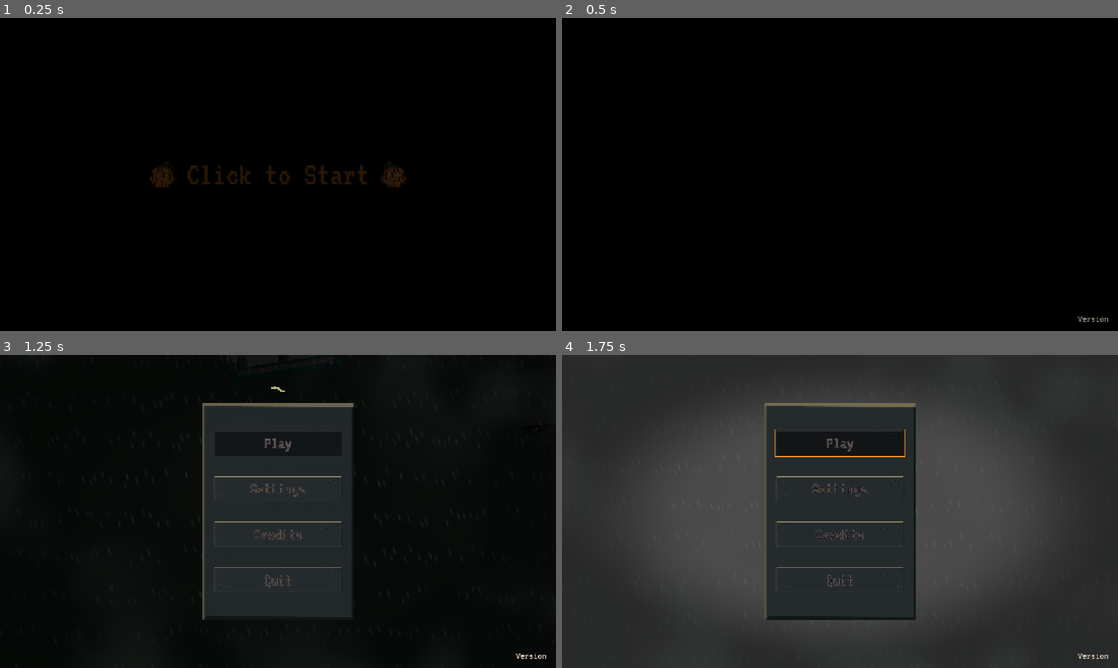
Above: before the commit, frames 1-4 (two rows, left to right).
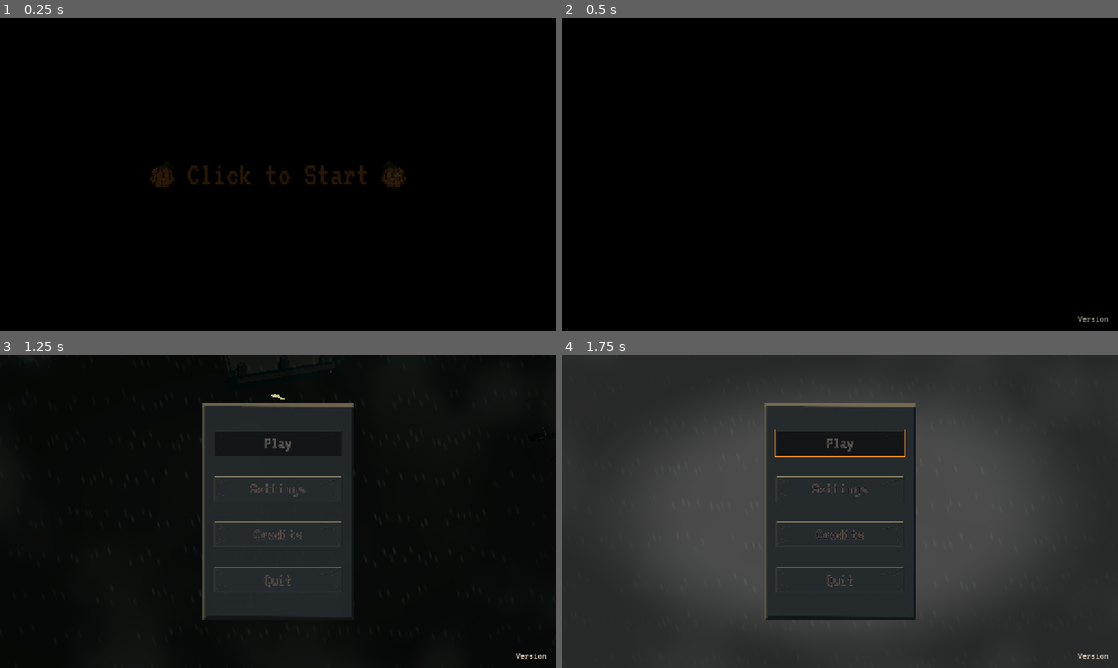
Above: after the commit, the same moments.

Repository: JeremyMarkWilcox/Tower-Defense
Game: Godot game, scene res://core/ui/boot.tscn
Same seed, same stepped clock (60 frames per second), same inputs: the game is played once before the commit and once after it. Sound files missing from this copy of the repository are replaced by a short silence.
Inputs (mouse positions are in pixels of both pictures, inside the frame that each line leads up to):
- Up to frame 1 (0.25 s): no input
- Up to frame 2 (0.5 s): no input
- Up to frame 3 (1.25 s): tap Enter at 0.5 s; move the mouse to (400, 495) at 0.52 s; hold Right (ui_right) from 0.53 s (still down); hold Space (thread_cut) from 0.53 s (still down); click (400, 495) at 0.67 s
- Up to frame 4 (1.75 s): move the mouse to (728, 527) at 1.27 s; release Right (ui_right) at 1.28 s; release Space (thread_cut) at 1.28 s; hold Down (ui_down) from 1.28 s (still down); tap E (thread_next) at 1.35 s

Frames 1-2 are identical in both runs. In frame 3, less than 0.1% of the frame differs, in the area x 48-99%, y 2-26%; in frame 4, nothing differs.

Commit message:
sfx intro

Diff:
--- a/core/ui/title.tscn
+++ b/core/ui/title.tscn
@@ -5,8 +5,10 @@
 [ext_resource type="AudioStream" uid="uid://bwwf8pqqtwjig" path="res://assets/sounds/music/arrival.ogg" id="2_l0gmp"]
 [ext_resource type="PackedScene" uid="uid://ms65ua2jh58q" path="res://game/ui/screens/skull_button.tscn" id="3_2fc5o"]
 [ext_resource type="PackedScene" uid="uid://drybvcb351xjl" path="res://core/ui/title_backdrop.tscn" id="3_2uxhk"]
+[ext_resource type="AudioStream" uid="uid://t3eqoqfj1otn" path="res://assets/sounds/sfx/thread.wav" id="4_nskft"]
 [ext_resource type="PackedScene" uid="uid://ddt1m8s6wg7ju" path="res://core/ui/credits.tscn" id="4_q06yk"]
 [ext_resource type="PackedScene" uid="uid://cniox0c88ga5l" path="res://core/ui/controls_menu.tscn" id="5_f8y5p"]
+[ext_resource type="AudioStream" uid="uid://do6hhg1l8im5m" path="res://assets/sounds/sfx/swoosh.wav" id="5_ktp8a"]
 [ext_resource type="Shader" uid="uid://bcqlmc0nah414" path="res://assets/shaders/atmosphere/rain.gdshader" id="9_nskft"]
 [ext_resource type="Shader" uid="uid://bpukmr24jllgu" path="res://assets/shaders/atmosphere/edge_shadow.gdshader" id="10_ktp8a"]
 [ext_resource type="Shader" uid="uid://dlqkwxa4ft1ud" path="res://assets/shaders/atmosphere/mist.gdshader" id="11_x1u2m"]
@@ -76,7 +78,10 @@
 [node name="TitleBackdrop" parent="." unique_id=1278245280 node_paths=PackedStringArray("fade") instance=ExtResource("3_2uxhk")]
 fade = NodePath("../IntroFade")
 pulse_sound = SubResource("AudioStreamWAV_l0gmp")
-pulse_volume_db = 5.0
+thread_sound = ExtResource("4_nskft")
+thread_volume_db = 3.0
+swoop_sound = ExtResource("5_ktp8a")
+swoop_volume_db = 5.0
 
 [node name="IntroFade" type="ColorRect" parent="." unique_id=723287824]
 layout_mode = 1
--- a/core/ui/title_backdrop.tscn
+++ b/core/ui/title_backdrop.tscn
@@ -69,7 +69,7 @@
 transform = Transform3D(1, 0, 0, 0, 0.70710677, 0.70710677, 0, -0.70710677, 0.70710677, 0, 75, 100)
 
 [node name="ShotGameplay" type="Marker3D" parent="Node3D" unique_id=1748228603]
-transform = Transform3D(1, 0, 0, 0, 0.30320475, 0.95292544, 0, -0.95292544, 0.30320475, -2.6962318, 0, -0.7259877)
+transform = Transform3D(1, 0, 0, 0, 0.30320475, 0.95292544, 0, -0.95292544, 0.30320475, -2.6962318, 0, -2.3812358)
 
 [editable path="Stronghold"]
 [editable path="Stronghold/stronghold_base"]
--- a/core/ui/title_intro.gd
+++ b/core/ui/title_intro.gd
@@ -39,6 +39,8 @@
 @export var thread_volume_db := -4.0
 ## Each thread plays this much higher than the one before (0.08 = 8% higher).
 @export var thread_pitch_step := 0.08
+@export var swoop_sound: AudioStream
+@export var swoop_volume_db := 0.0
 
 var phase := Phase.INTRO
 
@@ -75,6 +77,7 @@
 ## Called by the title when Play is pressed. Await it, then change scenes.
 func play_transition() -> void:
 	phase = Phase.LEAVING
+	Audio.play_sfx(swoop_sound, 0.0, swoop_volume_db)
 	var from := camera.global_transform
 	var tween := create_tween().set_parallel(true)
 	for thread in _threads:
Not shown, added: assets/sounds/sfx/five_threads.wav.import
Not shown, added: assets/sounds/sfx/swoosh.wav.import
Not shown, added: assets/sounds/sfx/thread.wav.import
Not shown, added: assets/sounds/sfx/five_threads.wav
Not shown, added: assets/sounds/sfx/swoosh.wav
Not shown, added: assets/sounds/sfx/thread.wav
